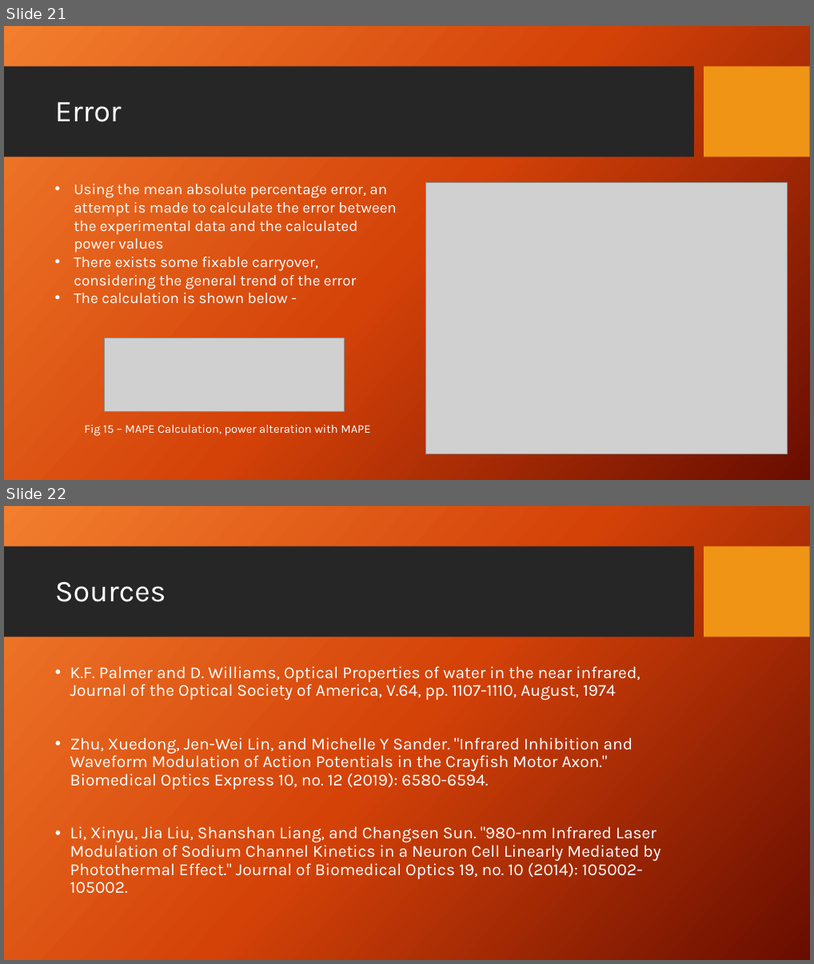
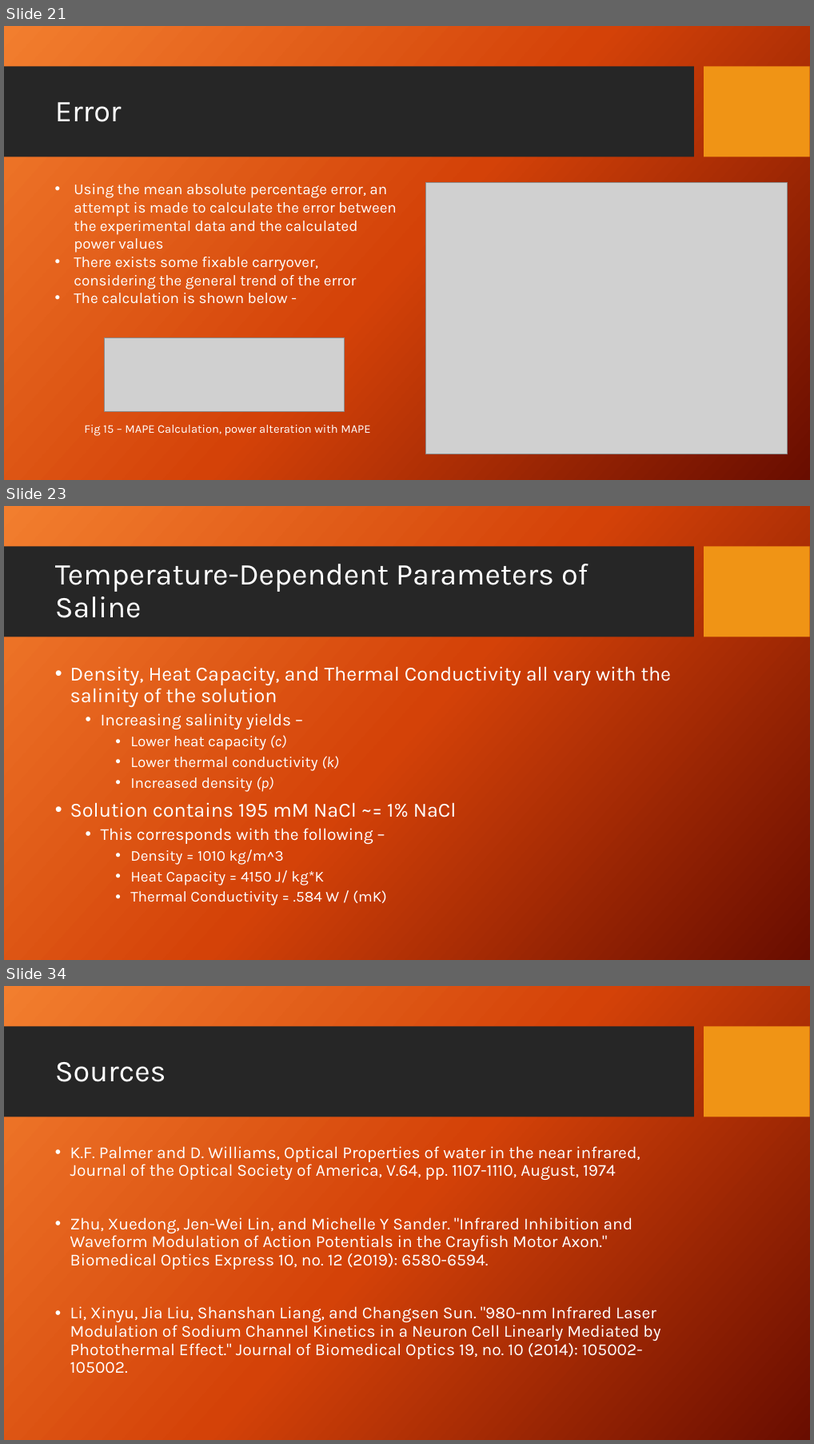
Before and after one commit to dbhatia00/NeuronSimulation, a slide deck: Presentations/Fall Updates/FallUpdate3.pptx. Shown one above the other, each under a label of ours: slides 21 and 22 before the commit, slides 21, 23 and 34 after it; the slides between them are not shown. The pictures are 814x964 and 814x1444 pixels, drawn with LibreOffice and Linux fonts; fonts in the diff are those of the drawing; grey boxes stand for pictures; background and template pictures are left out. Boxes give left, top, right and bottom in pixels: in the first picture for what was removed or moved away, otherwise in the second. Text is boxed around its words. In the diff, an @@ line names an element or a change of style, - is before the commit and + after.

Commit message:
presentation

```diff
--- a/Presentations/Fall Updates/FallUpdate3.pptx
+++ b/Presentations/Fall Updates/FallUpdate3.pptx
@@ slide 23 added at (4,506,810,960), background picture (left out); not listed: 2 template elements that a slide beside it also shows @@
@@ title added at (55,564,589,618), 36 pt, text #FFFFFF @@
+Temperature-Dependent Parameters of Saline
@@ text added at (70,666,672,905), 18 pt, text #FFFFFF @@
+• Density, Heat Capacity, and Thermal Conductivity all vary with the salinity of the solution
+  • Increasing salinity yields –
+    • Lower heat capacity (c)
+    • Lower thermal conductivity (k)
+    • Increased density (p)
+• Solution contains 195 mM NaCl ~= 1% NaCl
+  • This corresponds with the following –
+    • Density = 1010 kg/m^3
+    • Heat Capacity = 4150 J/ kg*K
+    • Thermal Conductivity = .584 W / (mK)
@@ what was slide 22 is now slide 34 @@
```
Also in this commit, not shown: 1 slide changed, 12 other slides added, 1 other file.
